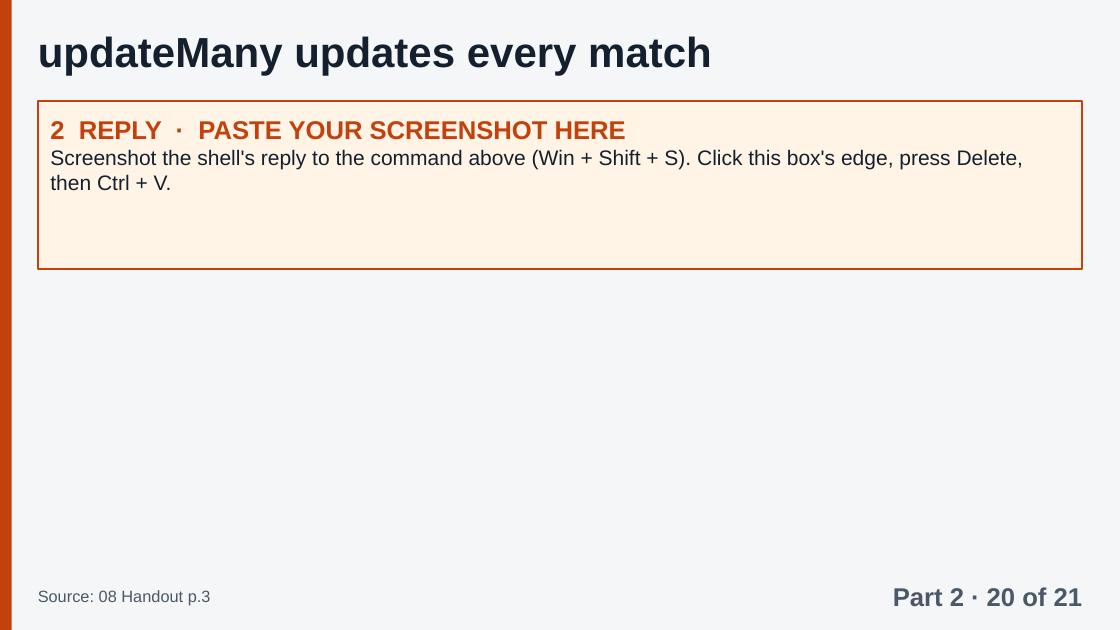
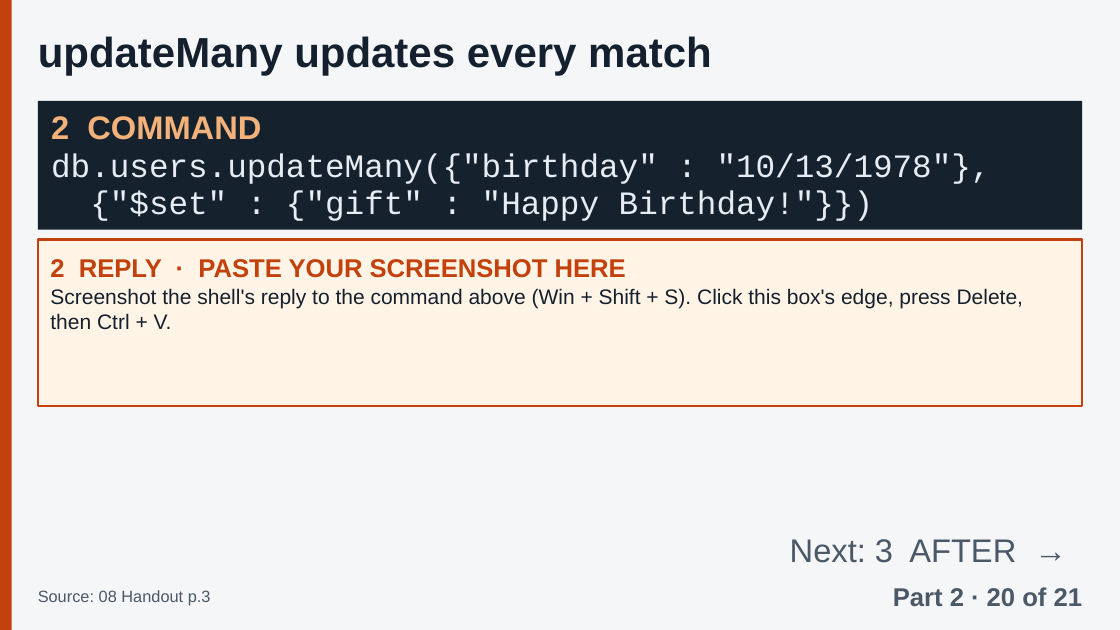
Before and after one commit to Tiredicey/ADBS, a slide deck: slide 39 of 02_GROUP_DECK/ADBS_GROUP_DECK.pptx. Drawn at 1120x630 pixels with LibreOffice and Linux fonts; fonts in the diff are those of the drawing. Boxes give left, top, right and bottom in pixels: in the first picture for what was removed or moved away, otherwise in the second. Text is boxed around its words. In the diff, an @@ line names an element or a change of style, - is before the commit and + after.

Commit message:
Exact 32 pt line pitch (no overflow in any app), balanced slide splits, 'Next' cue, tables fill the space

```diff
--- a/02_GROUP_DECK/ADBS_GROUP_DECK.pptx
+++ b/02_GROUP_DECK/ADBS_GROUP_DECK.pptx
@@ rectangle added at [38,101,1082,229], fill #16212E @@
@@ text added at [51,116,991,221], 28 pt, text #E6ECF2 @@
+2 COMMAND
+db.users.updateMany({"birthday" : "10/13/1978"},
+{"$set" : {"gift" : "Happy Birthday!"}})
@@ rectangle "2 REPLY · PASTE YOUR ...": place and size @@
-rectangle "2 REPLY · PASTE YOUR ..." at [38,101,1082,269]
+rectangle "2 REPLY · PASTE YOUR ..." at [38,239,1082,406]
@@ text added at [790,539,1016,563], 28 pt, text #4A5868 @@
+Next: 3 AFTER →
```
Also in this commit, not shown: 51 other slides changed, 2 other files.
